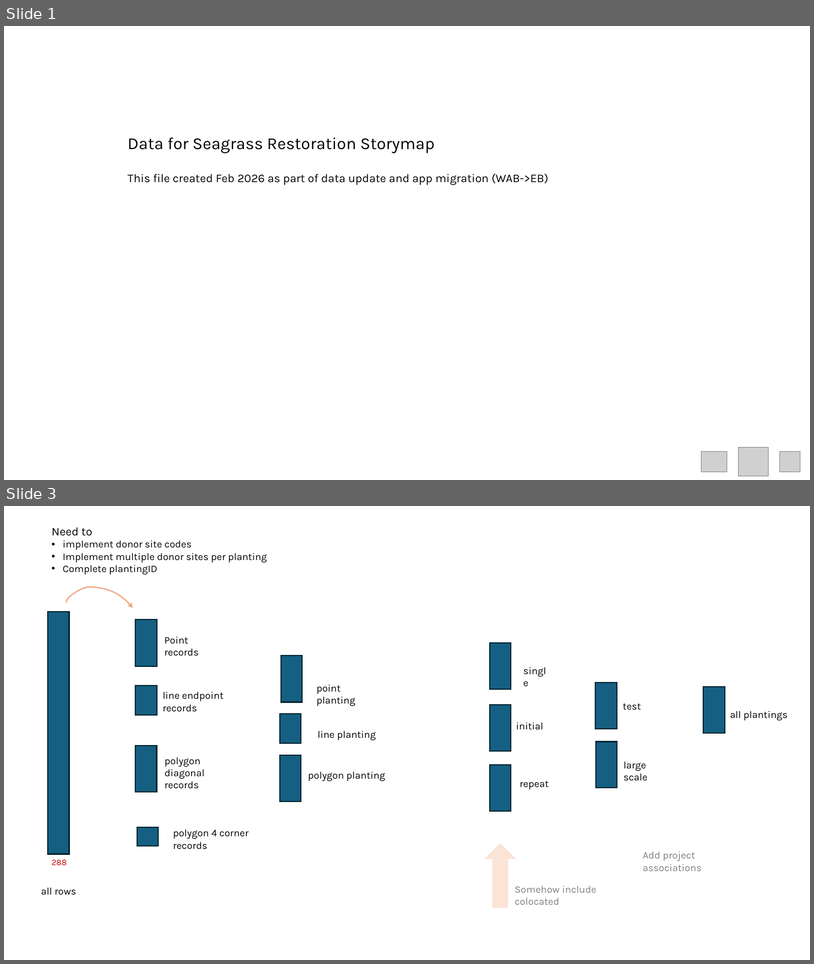
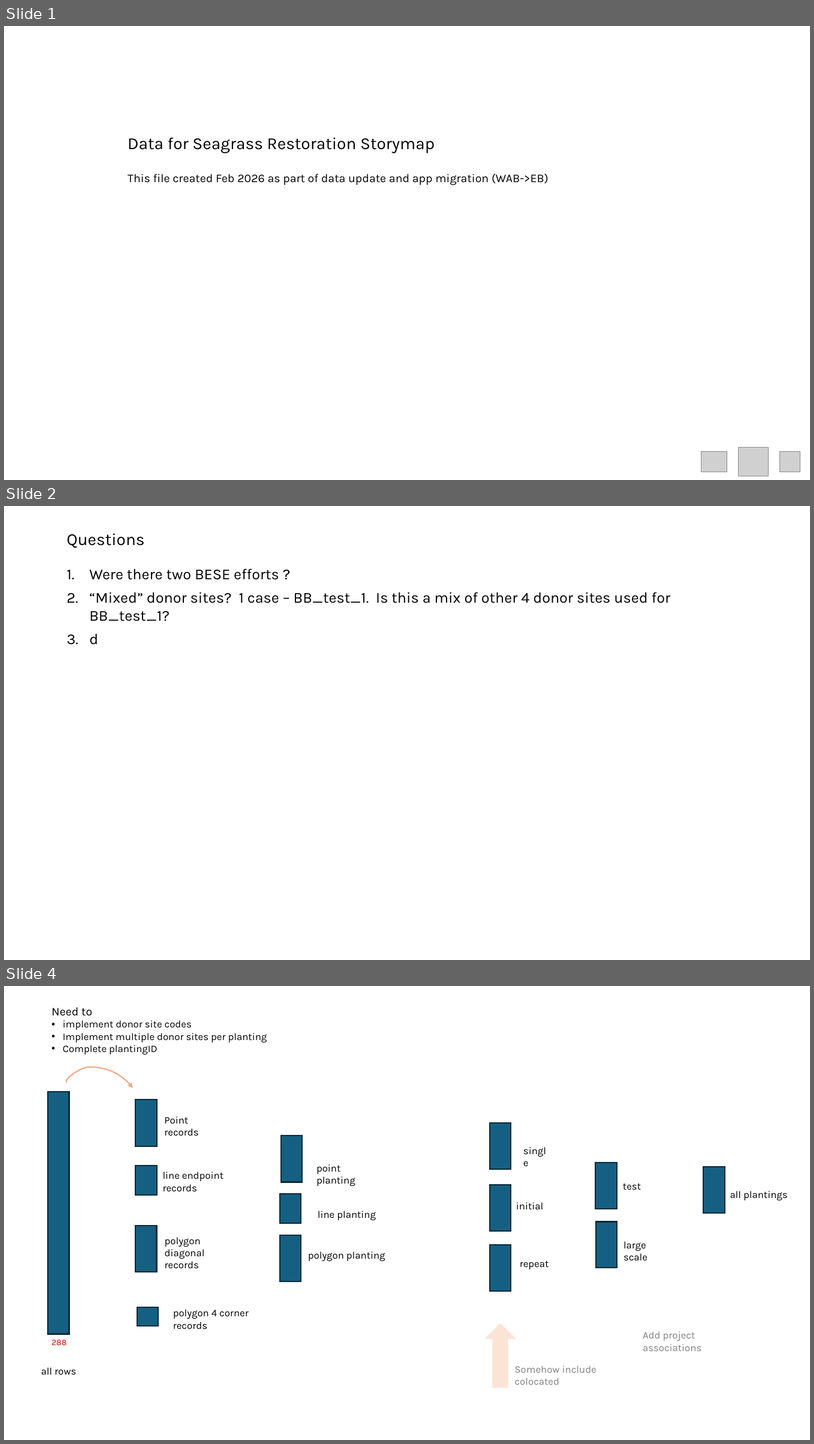
Before and after one commit to WA-Nearshore/seagrass-restoration-processing, a slide deck: docs/seagrass_restoration_storymap_notes.pptx. Shown one above the other, each under a label of ours: slides 1 and 3 before the commit, slides 1, 2 and 4 after it; the slides between them are not shown. The pictures are 814x964 and 814x1444 pixels, drawn with LibreOffice and Linux fonts; fonts in the diff are those of the drawing; grey boxes stand for pictures. Boxes give left, top, right and bottom in pixels: in the first picture for what was removed or moved away, otherwise in the second. Text is boxed around its words. In the diff, an @@ line names an element or a change of style, - is before the commit and + after.

```diff
--- a/docs/seagrass_restoration_storymap_notes.pptx
+++ b/docs/seagrass_restoration_storymap_notes.pptx
@@ slide 2 added at <box>4,506,810,960</box>, background #FFFFFF @@
@@ text added at <box>67,533,145,548</box>, 20 pt, text #000000 @@
+Questions
@@ text added at <box>89,568,671,621</box>, 18 pt, text #000000 @@
+1. Were there two BESE efforts ?
+2. “Mixed” donor sites? 1 case – BB_test_1. Is this a mix of other 4 donor sites used for BB_test_1?
+3. d
@@ what was slide 3 is now slide 4 @@
```
Also in this commit, not shown: 1 slide changed, 2 other files.
